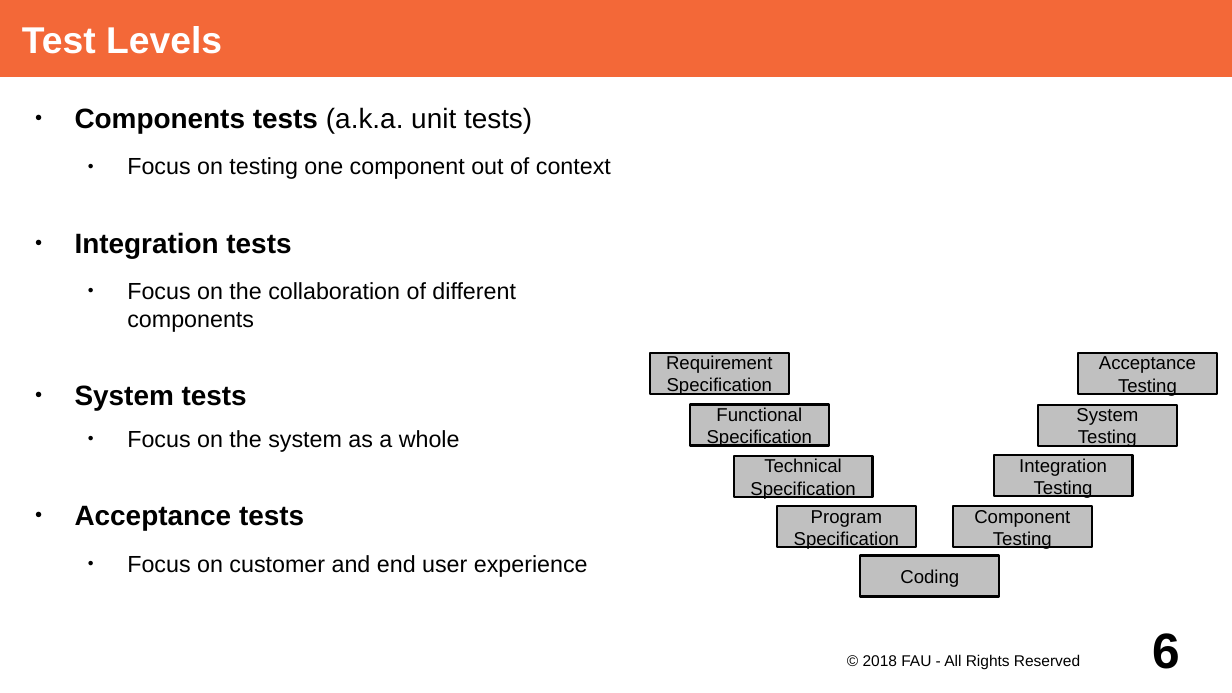
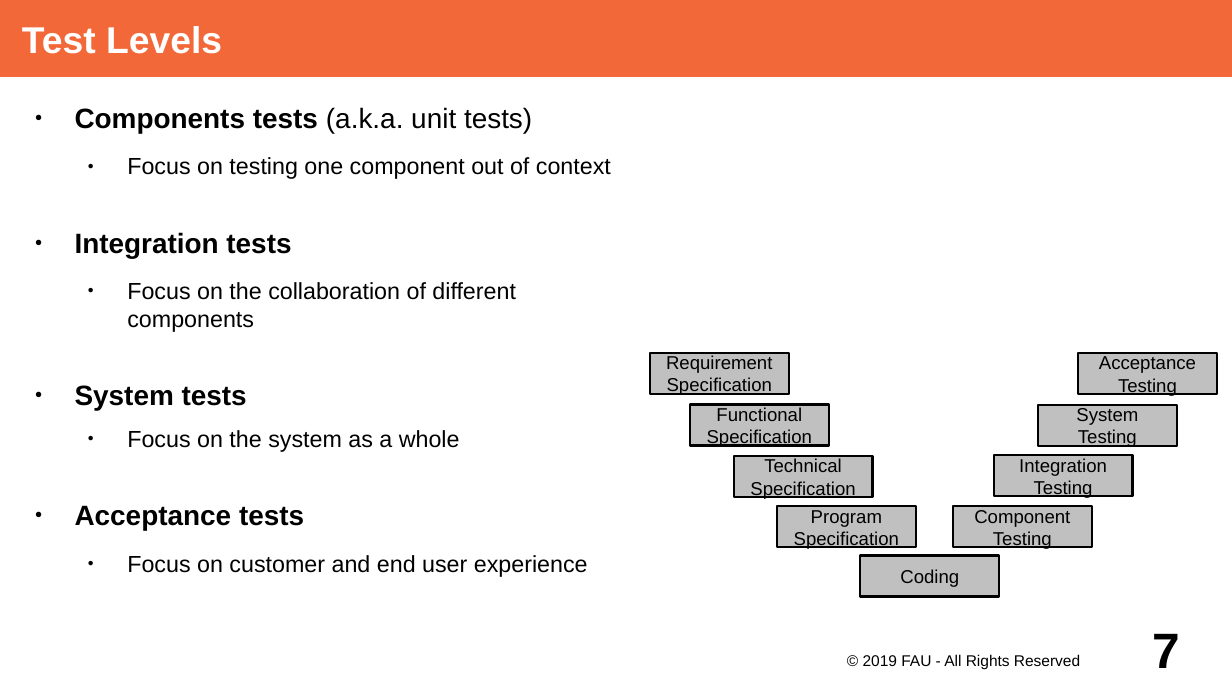
Before and after one commit to dirkriehle/adap-course, a slide deck: slide 7 of Lecture Slides/ADAP Y01- Testing Overview.odp (slide 6 before the commit). Drawn at 1232x693 pixels with LibreOffice and Linux fonts; fonts in the diff are those of the drawing. Boxes give left, top, right and bottom in pixels: in the first picture for what was removed or moved away, otherwise in the second. Text is boxed around its words. In the diff, an @@ line names an element or a change of style, - is before the commit and + after.

```diff
--- a/Lecture Slides/ADAP Y01- Testing Overview.odp
+++ b/Lecture Slides/ADAP Y01- Testing Overview.odp
@@ text at box(863, 654, 1080, 670): text changed @@
-© 2018 FAU - All Rights Reserved
+© 2019 FAU - All Rights Reserved
@@ page number at box(1152, 633, 1180, 668): text changed @@
-6
+7
```
Also in this commit, not shown: 11 other slides changed, 1 other file.
